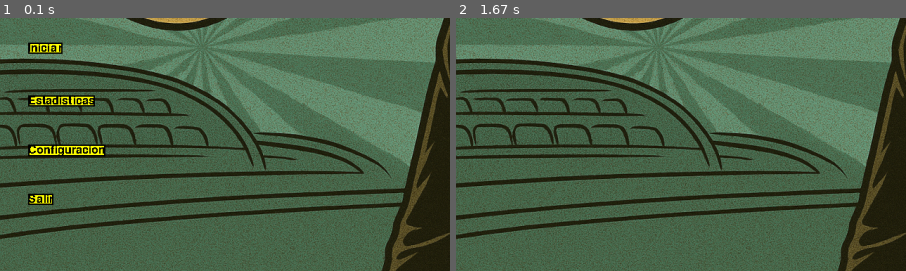
Above: before the commit, frames 1-2 (left to right).
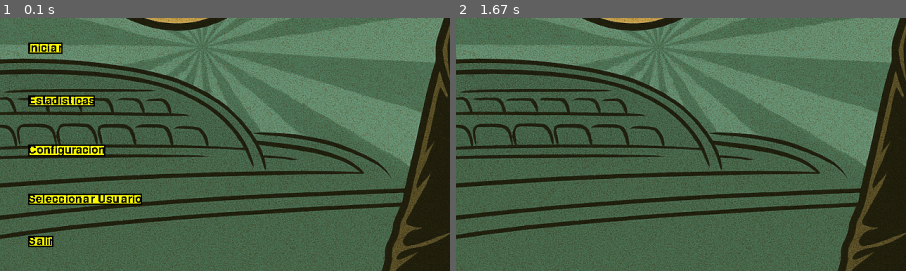
Above: after the commit, the same moments.

Repository: soytucuenta/Anabia.Castillo.Segundo.Parcial
Game: pygame game, started from main_pygame.py
Two runs of this game, one before a commit and one after it. Both use one fixed random seed, a clock stepped at 60 frames per second and the inputs below.
Inputs (mouse positions are % of the whole screen's width and height, from its top left):
- Up to frame 1 (0.1 s): no input
- Up to frame 2 (1.67 s): click "Iniciar" at 0.38 s; click (50, 57) at 0.72 s
The pictures show only the part of the screen within x 0-50%, y 50-100%; the shares and areas given below are measured in that part.

The runs differ from the first frame. In frame 1, 1.3% of the frame differs, in the area x 6-32%, y 69-91%; in frame 2, nothing differs.

Commit message:
mejoras en el flujo del programa

Diff:
--- a/funciones_pygame.py
+++ b/funciones_pygame.py
@@ -1,6 +1,6 @@
 import pygame
 
-def salida_pygame(evento, flag_run):
+def salida_pygame(evento):
     """
     Maneja los eventos de salida de Pygame para actualizar la bandera de ejecución.
     Parámetros:
@@ -9,13 +9,13 @@
     Retorna:
         bool: Bandera de ejecución actualizada. Retorna False si se presiona la tecla ESC o se cierra la ventana, de lo contrario retorna el valor original de flag_run.
     """
-
+    bandera = False
     if evento.type == pygame.KEYDOWN:
         if evento.key == pygame.K_ESCAPE:#cambiable por si queremos retroceder a un menu despues
-            flag_run = False
+            bandera = True
     elif evento.type == pygame.QUIT:
-        flag_run = False
-    return flag_run
+        bandera = True
+    return bandera
 
 
 #######################
@@ -79,14 +79,49 @@
 
 def boton_presionado(boton:dict, evento):
     """
-    Verifica si un botón ha sido presionado basado en un evento de ratón.
+    Verifica si un botón ha sido presionado basado en un evento dado.
     Args:
-        boton (dict): Un diccionario que representa el botón, debe tener la clave 'Rectangulo' con un valor pygame.Rect y la clave 'Presionado'.
-        evento: Un objeto de evento de pygame, típicamente un evento MOUSEBUTTONDOWN.
-    Efectos secundarios:
-        Establece boton['Presionado'] en True si la posición del evento de ratón está dentro del rectángulo del botón.
+        boton (dict): Un diccionario que representa el botón, debe tener la clave 'Rectangulo' con un valor de tipo pygame.Rect.
+        evento: El objeto de evento, típicamente un evento de pygame, que debe tener el atributo 'pos' indicando la posición del mouse.
+    Returns:
+        bool: True si la posición del evento colisiona con el rectángulo del botón, False en caso contrario.
     """
+
     bandera = False
     if boton['Rectangulo'].collidepoint(evento.pos):
         bandera = True
     return bandera
+
+def buscar_boton_presionado(lista_botones, evento):
+    for boton in lista_botones:
+        if boton_presionado(boton,evento):
+            boton['Presionado'] = True
+
+
+def acciones_menu_principal(lista_de_botones_menu_principal,estado_del_programa):
+    boton_iniciar = lista_de_botones_menu_principal[0]
+    boton_estadisticas = lista_de_botones_menu_principal[1]
+    boton_configuracion = lista_de_botones_menu_principal[2]
+    boton_seleccion_usuario = lista_de_botones_menu_principal[3]
+    boton_salir = lista_de_botones_menu_principal[4]
+    for boton in lista_de_botones_menu_principal:
+        if boton['Presionado']:
+            boton['Presionado'] = False
+            if boton == boton_salir:
+                estado_del_programa["salir"] = True
+            elif boton == boton_iniciar:#chequear si se selecciono un usuario pendiente
+                estado_del_programa["partida_en_curso"] = True
+                estado_del_programa["menu_principal"] = False
+                print("Iniciar partida")
+            elif boton == boton_estadisticas:
+                print("Estadísticas seleccionadas")
+                estado_del_programa["estadisticas"] = True
+                estado_del_programa["menu_principal"] = False
+            elif boton == boton_seleccion_usuario:
+                print("Seleccionar usuario")
+                estado_del_programa["seleccion_usuario"] = True
+                estado_del_programa["menu_principal"] = False
+            elif boton == boton_configuracion:
+                estado_del_programa["configuracion"] = True
+                estado_del_programa["menu_principal"] = False
+                print("Configuración seleccionada")
--- a/main_pygame.py
+++ b/main_pygame.py
@@ -31,62 +31,71 @@
 boton_iniciar = crear_boton((200, 50), POSICION_BOTON_INICIAR, VENTANA, color_texto="Black", color_fondo="Yellow", texto="Iniciar", fuente=('assets/PokemonGb-RAeo.ttf', 24))
 boton_estadisticas = crear_boton((200, 50), (40, 470), VENTANA, color_texto="Black", color_fondo="Yellow", texto="Estadisticas", fuente=('assets/PokemonGb-RAeo.ttf', 24))
 boton_configuracion = crear_boton((200, 50), (40, 540), VENTANA, color_texto="Black", color_fondo="Yellow", texto="Configuracion", fuente=('assets/PokemonGb-RAeo.ttf', 24))
-boton_salir = crear_boton((200, 50), (40, 610), VENTANA, color_texto="Black", color_fondo="Yellow", texto="Salir", fuente=('assets/PokemonGb-RAeo.ttf', 24))
+boton_seleccion_usuario = crear_boton((200, 50), (40, 610), VENTANA, color_texto="Black", color_fondo="Yellow", texto="Seleccionar Usuario", fuente=('assets/PokemonGb-RAeo.ttf', 24))
+boton_salir = crear_boton((200, 50), (40, 670), VENTANA, color_texto="Black", color_fondo="Yellow", texto="Salir", fuente=('assets/PokemonGb-RAeo.ttf', 24))
 
 
 
-lista_de_botones_menu_principal = [boton_iniciar,boton_estadisticas, boton_configuracion,boton_salir]#lista de botones
+lista_de_botones_menu_principal = [boton_iniciar,boton_estadisticas, boton_configuracion,boton_seleccion_usuario,boton_salir]#lista de botones
 #################################
 #banderas menues
-flag_menu_principal = True
+# flag_menu_principal = True
+# flag_partida_iniciada = False
+
+#########
+estado_del_programa = {####!!!!!!!!!! ACORDARSE DE BAJAR LAS BANDERAS CUANDO SE CAMBIA DE MENU
+    "menu_principal": True,
+    "partida_iniciada": False,
+    "seleccion_usuario": False,
+    "estadisticas": False,
+    "configuracion": False,
+    "salir": False,
+
+}
+#########
 
 
-
-#########
-flag_run = True
-
-while flag_run:
+while estado_del_programa['salir'] == False:
     VENTANA.fill(NEGRO)
     VENTANA.blit(fondo, (0, 0))#FONDO
-    for evento in pygame.event.get():
+    for evento in pygame.event.get():#gestor de eventos
         print(evento)
         ###############################################
         if evento.type == pygame.MOUSEBUTTONDOWN:
             print("raton presionado")
-            if flag_menu_principal:#buscar como modularizar esto
-                if boton_presionado(boton_iniciar,evento):
-                    boton_iniciar['Presionado'] = True
-                elif boton_presionado(boton_estadisticas,evento):
-                    boton_estadisticas['Presionado'] = True
-                elif boton_presionado(boton_configuracion,evento):
-                    boton_configuracion['Presionado'] = True
-                elif boton_presionado(boton_salir,evento):
-                    boton_salir['Presionado'] = True
+            if estado_del_programa["menu_principal"]:#buscar como modularizar esto
+                buscar_boton_presionado(lista_de_botones_menu_principal, evento)
+            elif estado_del_programa["partida_iniciada"]:
+                pass
+            elif estado_del_programa["configuracion"]:
+                pass
+            elif estado_del_programa["estadisticas"]:
+                pass
+            elif estado_del_programa["seleccion_usuario"]:
+                pass
         ###############################################
-        salida_pygame(evento, flag_run)
-    if flag_menu_principal:
+        estado_del_programa['salir'] = salida_pygame(evento)
+    #############################
+    # Dibujado de menues
+
+    if estado_del_programa["menu_principal"]:
         for boton in lista_de_botones_menu_principal:
             dibujar_boton(boton)
+    elif estado_del_programa["partida_iniciada"]:
+        pass
+    elif estado_del_programa["configuracion"]:
+        pass
+    elif estado_del_programa["estadisticas"]:
+        pass
+    elif estado_del_programa["seleccion_usuario"]:
+        pass
     ##########################################################
     """Los booleanos que devuelven los botones pienso que pueden servir para activar o desactivar menues"""
     ##########################################################
-    if boton_iniciar['Presionado'] == True:
-        print("APRETASTE EL INICIAR")
-        boton_iniciar['Presionado'] = False
-        flag_menu_principal = False
-    elif boton_estadisticas['Presionado']:
-        print("apretaste stats")
-        boton_estadisticas['Presionado'] = False
-    elif boton_configuracion['Presionado']:
-        print("apretaste configuracion")
-        boton_configuracion['Presionado'] = False
-    elif boton_salir['Presionado']:
-        print("apretaste salir")
-        flag_run = False
-        # pygame.quit()  # Descomentar si se quiere cerrar la ventana al salir del juego
+    acciones_menu_principal(lista_de_botones_menu_principal, estado_del_programa)
 
     pygame.display.flip()
 
-    pygame.display.update()
+    #pygame.display.update()
     # musica_fondo.stop()  # Detiene la música al salir
 pygame.quit()
